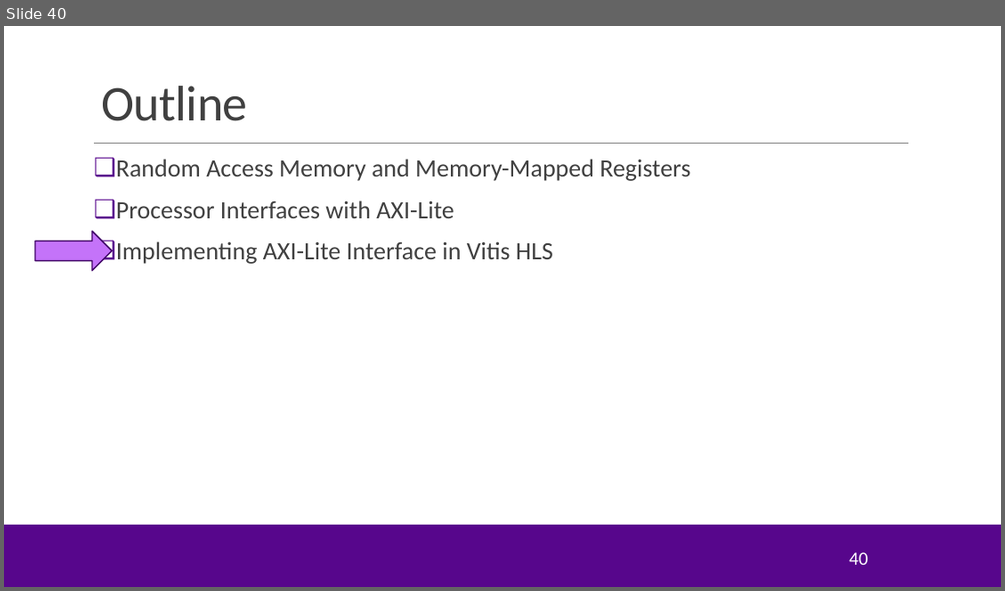
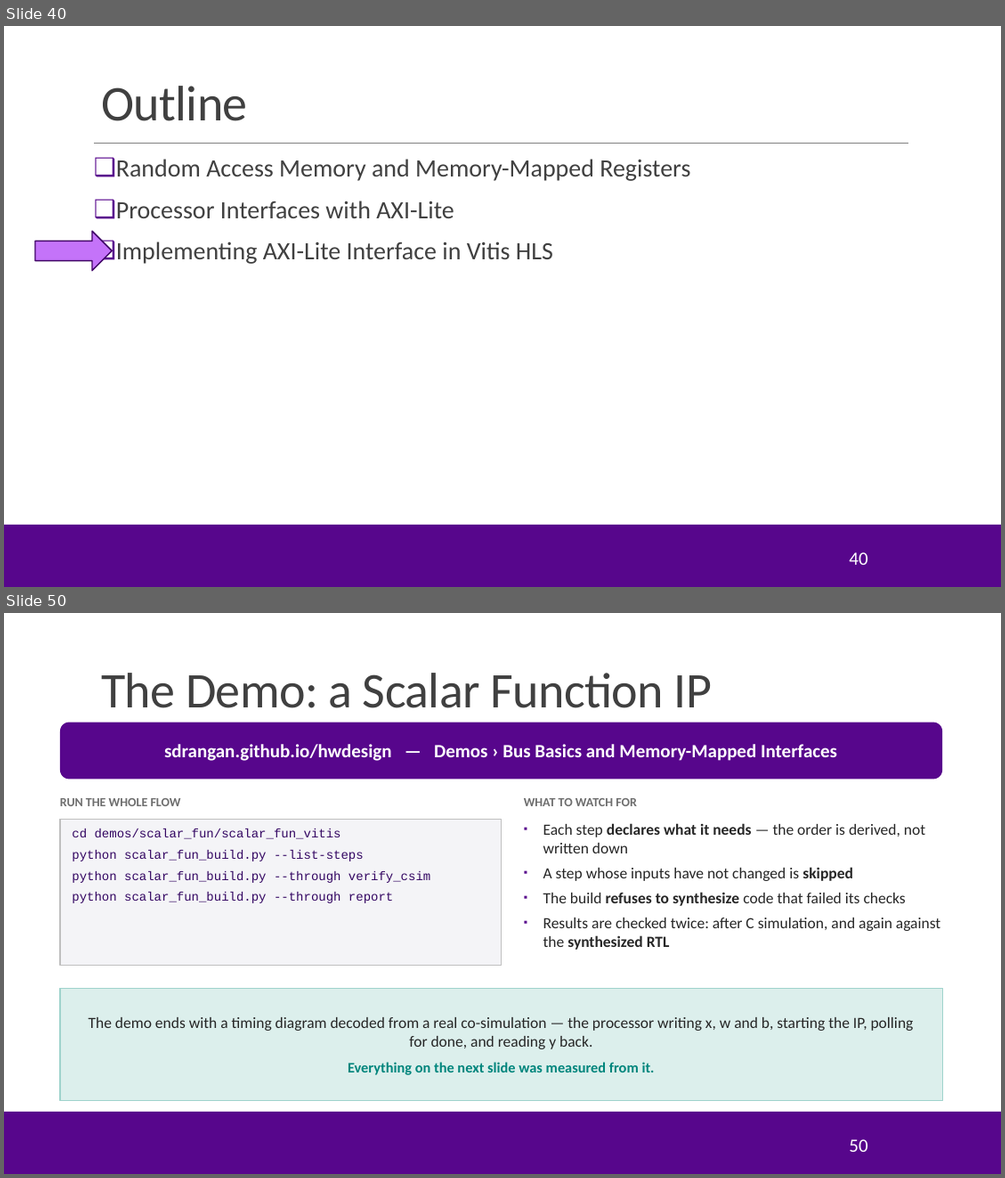
Before and after one commit to sdrangan/hwdesign, a slide deck: units/unit04_procif/procif.pptx. Shown one above the other, each under a label of ours: slide 40 before the commit, slides 40 and 50 after it; the slides between them are not shown. The pictures are 1005x591 and 1005x1178 pixels, drawn with LibreOffice and Linux fonts; fonts in the diff are those of the drawing; background and template pictures are left out. Boxes give left, top, right and bottom in pixels: in the first picture for what was removed or moved away, otherwise in the second. Text is boxed around its words. In the diff, an @@ line names an element or a change of style, - is before the commit and + after.

```diff
--- a/units/unit04_procif/procif.pptx
+++ b/units/unit04_procif/procif.pptx
@@ slide 50 added at (4, 613, 1001, 1174), background #FFFFFF; not listed: 2 template elements that a slide beside it also shows @@
@@ title added at (101, 673, 711, 708), 48 pt, text #404040 @@
+The Demo: a Scalar Function IP
@@ rounded rectangle added at (60, 722, 942, 779), fill #57068C, 18 pt, text #FFFFFF, bold @@
+sdrangan.github.io/hwdesign — Demos › Bus Basics and Memory-Mapped Interfaces
@@ text added at (60, 798, 181, 806), 12 pt, text #6E6E6E, bold @@
+RUN THE WHOLE FLOW
@@ text added at (524, 798, 637, 806), 12 pt, text #6E6E6E, bold @@
+WHAT TO WATCH FOR
@@ rectangle added at (60, 819, 502, 965), fill #F4F4F7, outline #BFBFBF 1 pt, 12 pt, text #330662 @@
+cd demos/scalar_fun/scalar_fun_vitis
+python scalar_fun_build.py --list-steps
+python scalar_fun_build.py --through verify_csim
+python scalar_fun_build.py --through report
@@ text added at (543, 823, 940, 949), 15 pt, text #262626 @@
+▪ Each step declares what it needs — the order is derived, not written down
+▪ A step whose inputs have not changed is skipped
+▪ The build refuses to synthesize code that failed its checks
+▪ Results are checked twice: after C simulation, and again against the synthesized RTL
@@ rectangle added at (60, 989, 942, 1101), fill #DCEFEC, outline #9FD3CC 1 pt, 15 pt, text #262626 @@
+The demo ends with a timing diagram decoded from a real co-simulation — the processor writing x, w and b, starting the IP, polling for done, and reading y back.
+Everything on the next slide was measured from it.
@@ page number added at (849, 1139, 867, 1151), 18 pt, text #FFFFFF @@
+50
```
Also in this commit, not shown: 7 slides changed, 4 other slides added, 13 slides removed, 3 other files.
